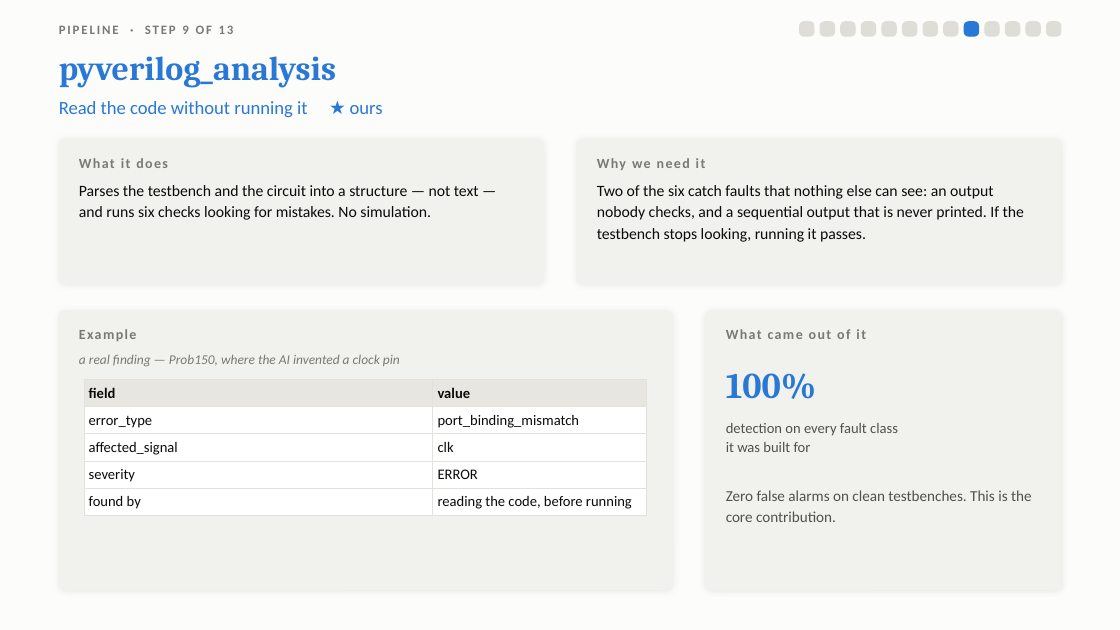
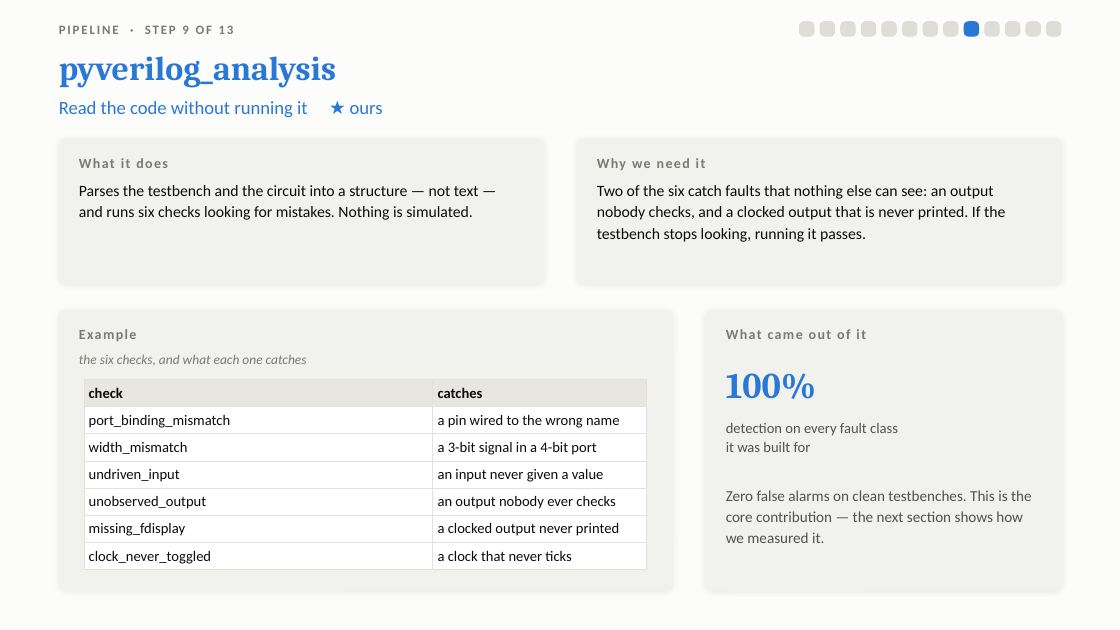
Before and after one commit to Sawaiz-zip/agentic-verilog-testbench, a slide deck: slide 15 of docs/presentation.pptx. Drawn at 1120x630 pixels with LibreOffice and Linux fonts; fonts in the diff are those of the drawing. Boxes give left, top, right and bottom in pixels: in the first picture for what was removed or moved away, otherwise in the second. Text is boxed around its words. In the diff, an @@ line names an element or a change of style, - is before the commit and + after.

```diff
--- a/docs/presentation.pptx
+++ b/docs/presentation.pptx
@@ text at (x1=79, y1=185, x2=479, y2=220): text changed @@
-Parses the testbench and the circuit into a structure — not text — and runs six checks looking for mistakes. No simulation.
+Parses the testbench and the circuit into a structure — not text — and runs six checks looking for mistakes. Nothing is simulated.
@@ text at (x1=597, y1=185, x2=1005, y2=242): text changed @@
-Two of the six catch faults that nothing else can see: an output nobody checks, and a sequential output that is never printed. If the testbench stops looking, running it passes.
+Two of the six catch faults that nothing else can see: an output nobody checks, and a clocked output that is never printed. If the testbench stops looking, running it passes.
@@ text at (x1=79, y1=355, x2=307, y2=366): text changed @@
-a real finding — Prob150, where the AI invented a clock pin
+the six checks, and what each one catches
@@ table at (x1=84, y1=380, x2=647, y2=568) @@
-row 1: field | value
-row 2: error_type | port_binding_mismatch
-row 3: affected_signal | clk
-row 4: severity | ERROR
-row 5: found by | reading the code, before running
+row 1: check | catches
+row 2: port_binding_mismatch | a pin wired to the wrong name
+row 3: width_mismatch | a 3-bit signal in a 4-bit port
+row 4: undriven_input | an input never given a value
+row 5: unobserved_output | an output nobody ever checks
+row 6: missing_fdisplay | a clocked output never printed
+row 7: clock_never_toggled | a clock that never ticks
@@ text at (x1=726, y1=490, x2=1032, y2=543): text changed @@
-Zero false alarms on clean testbenches. This is the core contribution.
+Zero false alarms on clean testbenches. This is the core contribution — the next section shows how we measured it.
```
Also in this commit, not shown: 1 other file.
